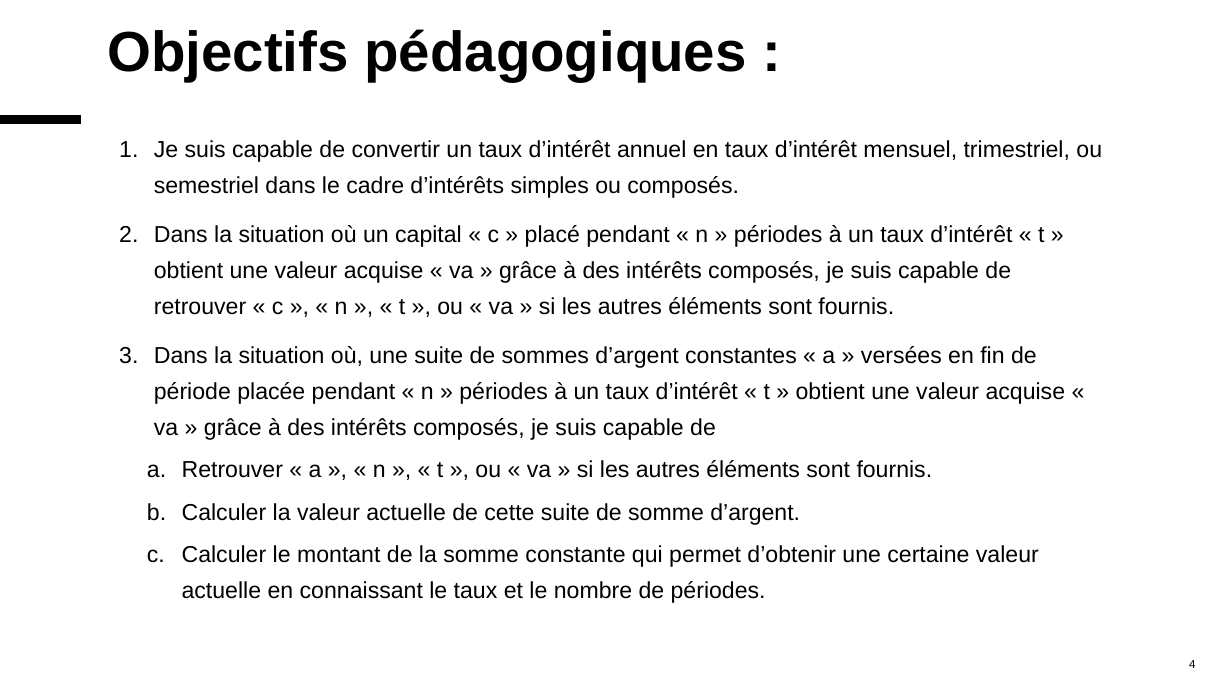
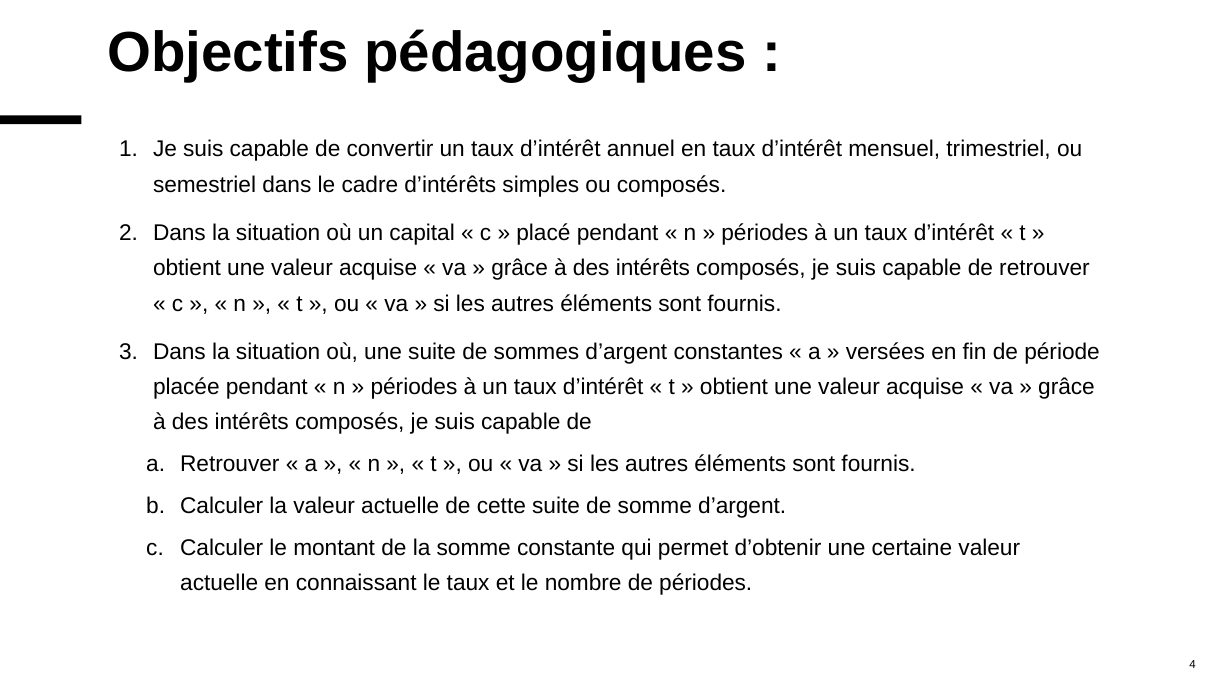
Before and after one commit to MaxMontouro/BUT_Info, a slide deck: slide 4 of Annee2/S4/R4_D_09_maths_gestion/CHP1/chap1.pptx. Drawn at 1232x693 pixels with LibreOffice and Linux fonts; fonts in the diff are those of the drawing. Boxes give left, top, right and bottom in pixels: in the first picture for what was removed or moved away, otherwise in the second. Text is boxed around its words. In the diff, an @@ line names an element or a change of style, - is before the commit and + after.

```diff
--- a/Annee2/S4/R4_D_09_maths_gestion/CHP1/chap1.pptx
+++ b/Annee2/S4/R4_D_09_maths_gestion/CHP1/chap1.pptx
@@ text "Je suis capable de convertir ..." at (153,139,1100,595): size 18 to 17.6 pt; indent changed @@
```
Also in this commit, not shown: 18 other slides changed, 4 slides added, 4 slides removed, 3 other files.
